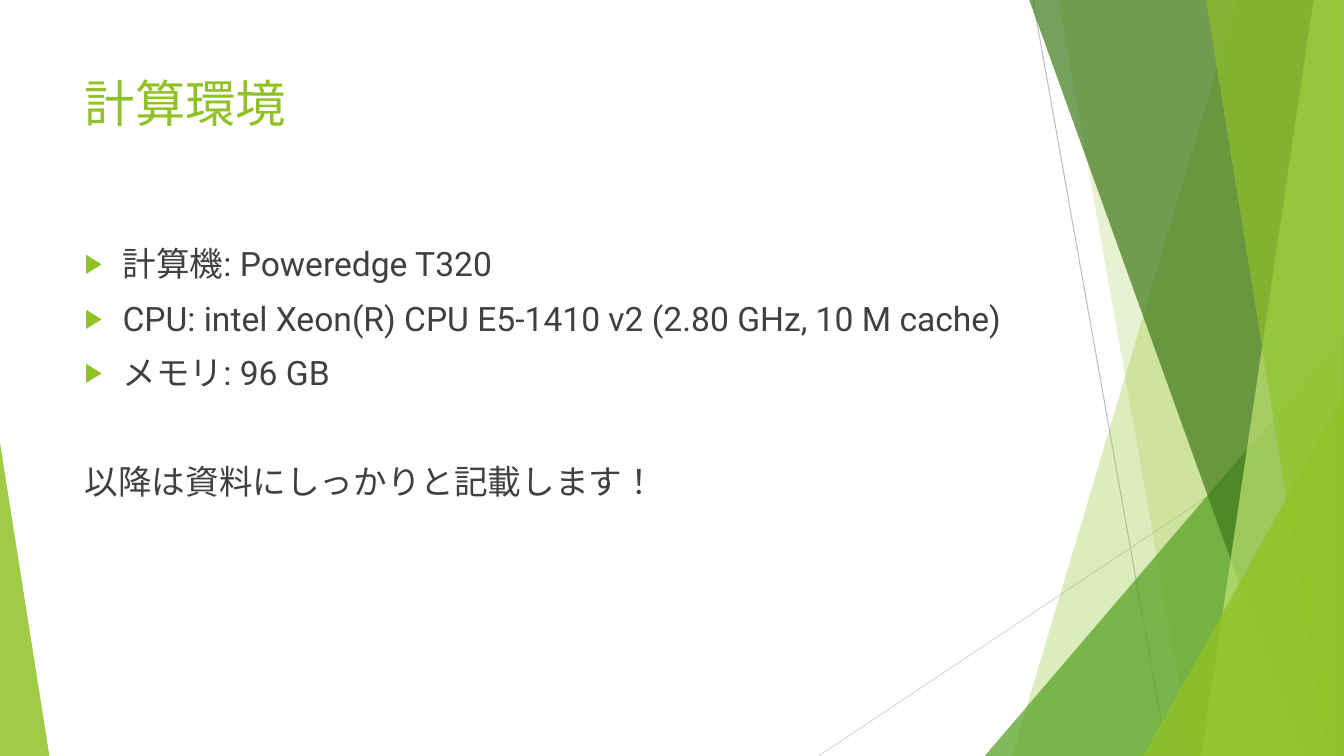
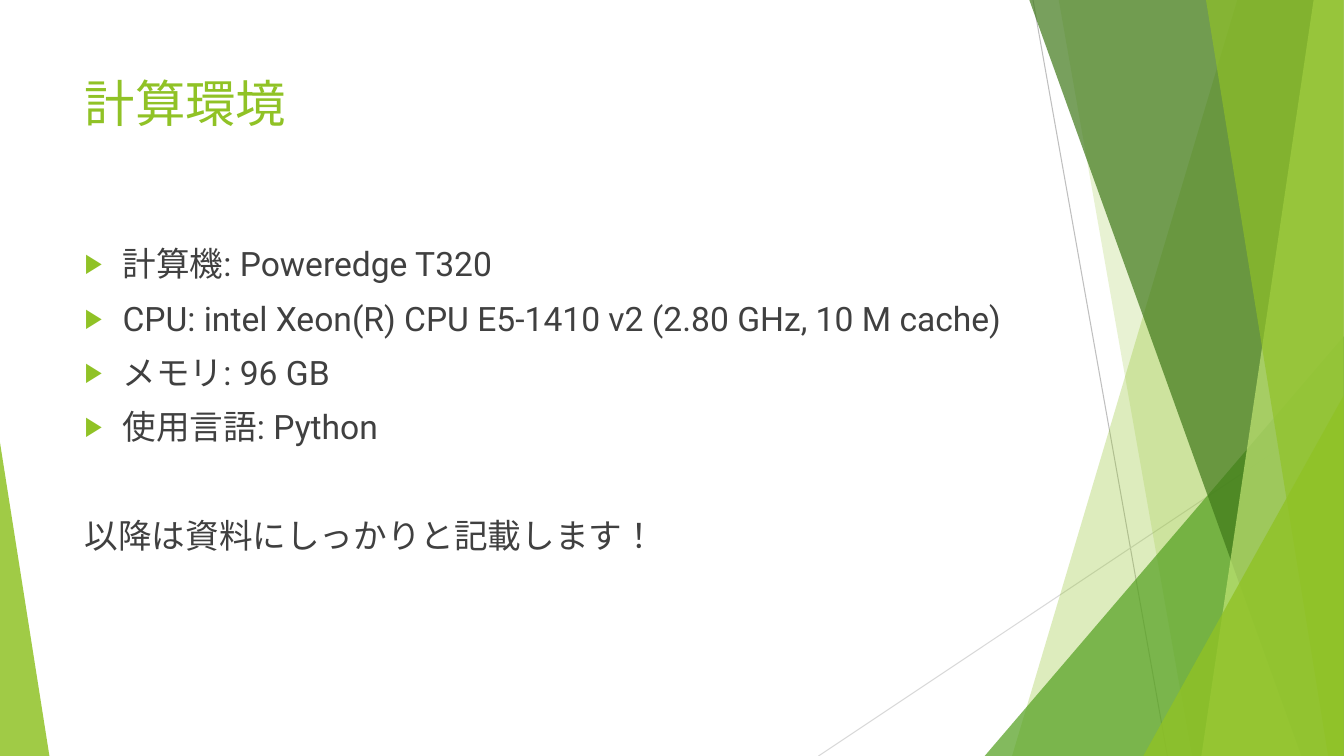
Before and after one commit to r-kurosu/kline_new, a slide deck: slide 21 of 11_30_共有資料.pptx. Drawn at 1344x756 pixels with LibreOffice and Linux fonts; fonts in the diff are those of the drawing. Boxes give left, top, right and bottom in pixels: in the first picture for what was removed or moved away, otherwise in the second. Text is boxed around its words. In the diff, an @@ line names an element or a change of style, - is before the commit and + after.

Commit message:
使用言語を追記

```diff
--- a/11_30_共有資料.pptx
+++ b/11_30_共有資料.pptx
@@ text at [123,411,378,446]: paragraph added @@
+▶ 使用言語: Python
```
